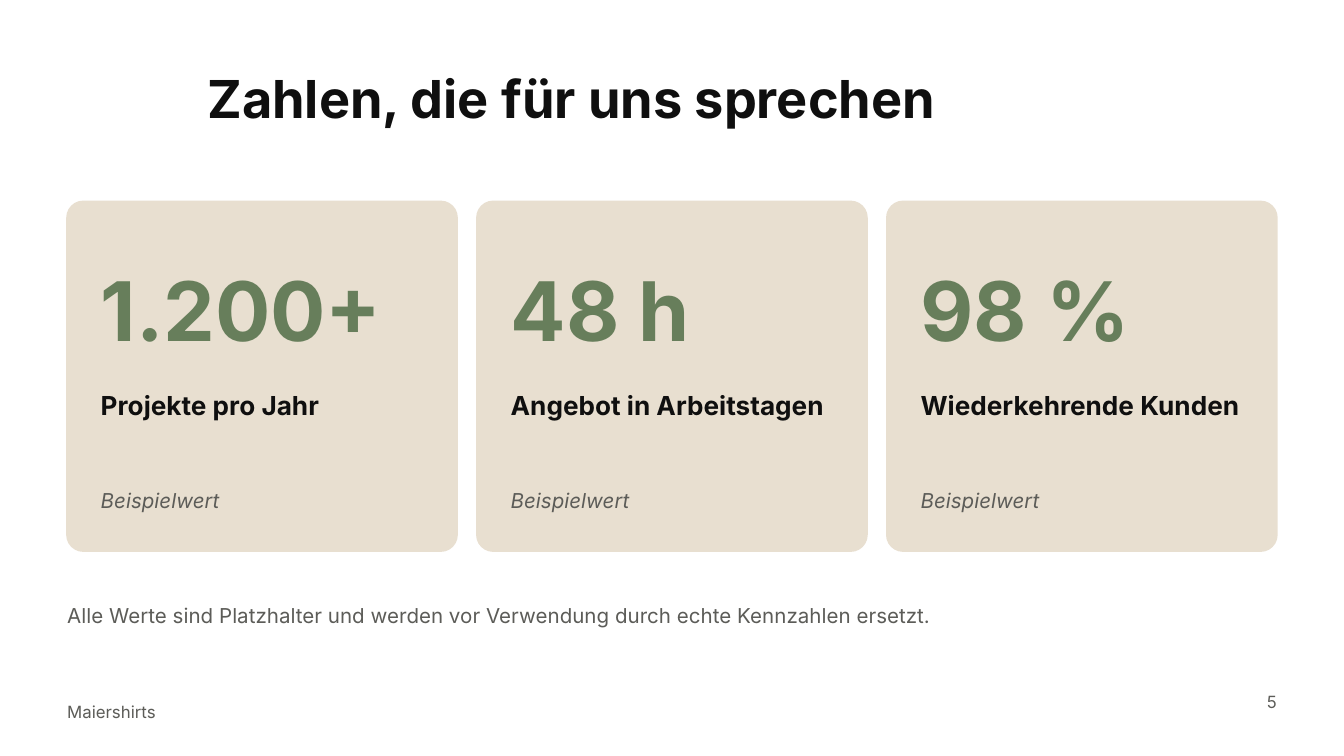
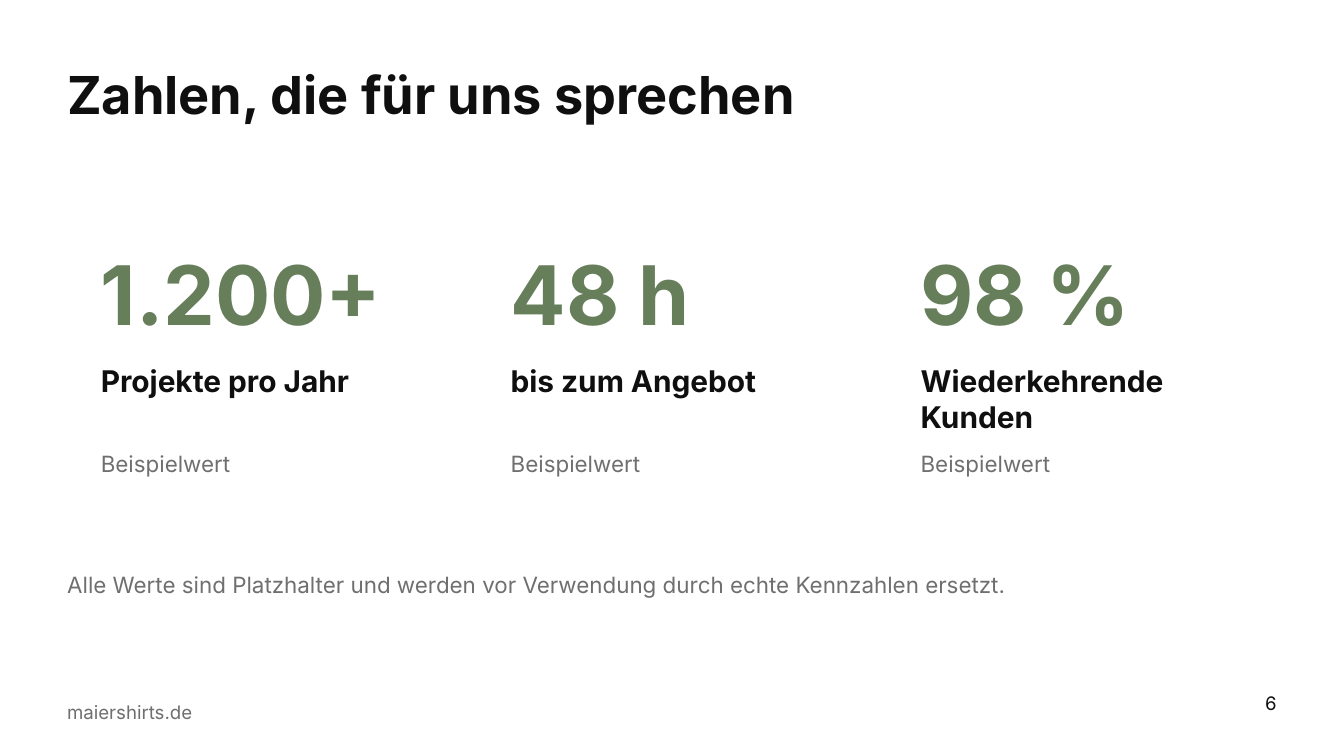
Before and after one commit to sm6161-eng/lexware-angebot-tool, a slide deck: slide 6 of presentation/dist/Maiershirts_Master.potx (slide 5 before the commit). Drawn at 1344x756 pixels with LibreOffice and Linux fonts; fonts in the diff are those of the drawing; background and template pictures are left out. Boxes give left, top, right and bottom in pixels: in the first picture for what was removed or moved away, otherwise in the second. Text is boxed around its words. In the diff, an @@ line names an element or a change of style, - is before the commit and + after.

```diff
--- a/presentation/dist/Maiershirts_Master.potx
+++ b/presentation/dist/Maiershirts_Master.potx
@@ title "Zahlen, die für uns sprechen" at (67,74,794,125): alignment centre to left @@
@@ rounded rectangle removed at (67,202,457,551) @@
@@ rounded rectangle removed at (477,202,867,551) @@
@@ rounded rectangle removed at (887,202,1277,551) @@
@@ text "1.200+": place and size @@
-text "1.200+" at (101,280,382,342)
+text "1.200+" at (101,264,382,326)
@@ text "48 h": place and size @@
-text "48 h" at (511,280,690,342)
+text "48 h" at (511,264,690,326)
@@ more space between paragraphs in 3 elements at (101,264,382,326), (511,264,690,326), (921,264,1028,326) @@
@@ text "98 %": place and size @@
-text "98 %" at (921,280,1028,342)
+text "98 %" at (921,264,1028,326)
@@ text "Projekte pro Jahr": place and size @@
-text "Projekte pro Jahr" at (101,395,319,421)
+text "Projekte pro Jahr" at (101,369,349,398)
@@ text "Projekte pro Jahr" at (101,369,349,398): size 14 to 16 pt; more space between paragraphs @@
@@ text added at (511,369,756,399), 16 pt, text #0F0F0F, bold @@
+bis zum Angebot
@@ text "Wiederkehrende Kunden" at (921,369,1164,429): size 14 to 16 pt; more space between paragraphs @@
@@ text "Wiederkehrende Kunden": place and size @@
-text "Wiederkehrende Kunden" at (921,395,1239,416)
+text "Wiederkehrende Kunden" at (921,369,1164,429)
@@ text removed at (511,395,823,421) @@
-Angebot in Arbeitstagen
@@ text "Beispielwert": place and size @@
-text "Beispielwert" at (101,492,220,512)
+text "Beispielwert" at (101,455,230,477)
@@ text "Beispielwert": place and size @@
-text "Beispielwert" at (511,492,630,512)
+text "Beispielwert" at (511,455,640,477)
@@ size 11 to 12 pt, text colour #5C5C58 to #0F0F0F at 60% opacity, italic off; more space between paragraphs; vertical alignment middle to top in 3 elements at (101,455,230,477), (511,455,640,477), (921,455,1050,477) @@
@@ text "Beispielwert": place and size @@
-text "Beispielwert" at (921,492,1040,512)
+text "Beispielwert" at (921,455,1050,477)
@@ text "Alle Werte sind Platzhalter und ...": place and size @@
-text "Alle Werte sind Platzhalter und ..." at (67,608,930,628)
+text "Alle Werte sind Platzhalter und ..." at (67,576,1005,598)
@@ text "Alle Werte sind Platzhalter und ..." at (67,576,1005,598): size 11 to 12 pt, text colour #5C5C58 to #0F0F0F at 60% opacity; more space between paragraphs; vertical alignment middle to top @@
@@ text at (67,705,192,719): text changed; size 9 to 10 pt; text colour #5C5C58 to #0F0F0F at 60% opacity @@
-Maiershirts
+maiershirts.de
@@ page number at (1265,696,1277,710): text changed; size 9 to 10 pt; text colour #5C5C58 to #0F0F0F @@
-5
+6
```
Also in this commit, not shown: 8 other slides changed, 6 slides added, 1 slide removed, 6 other files.
